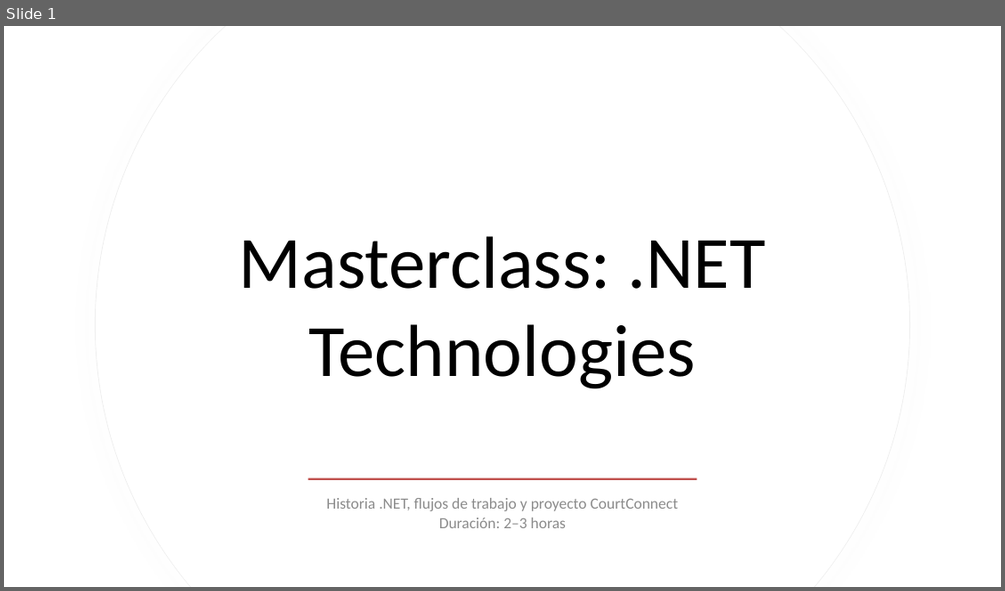
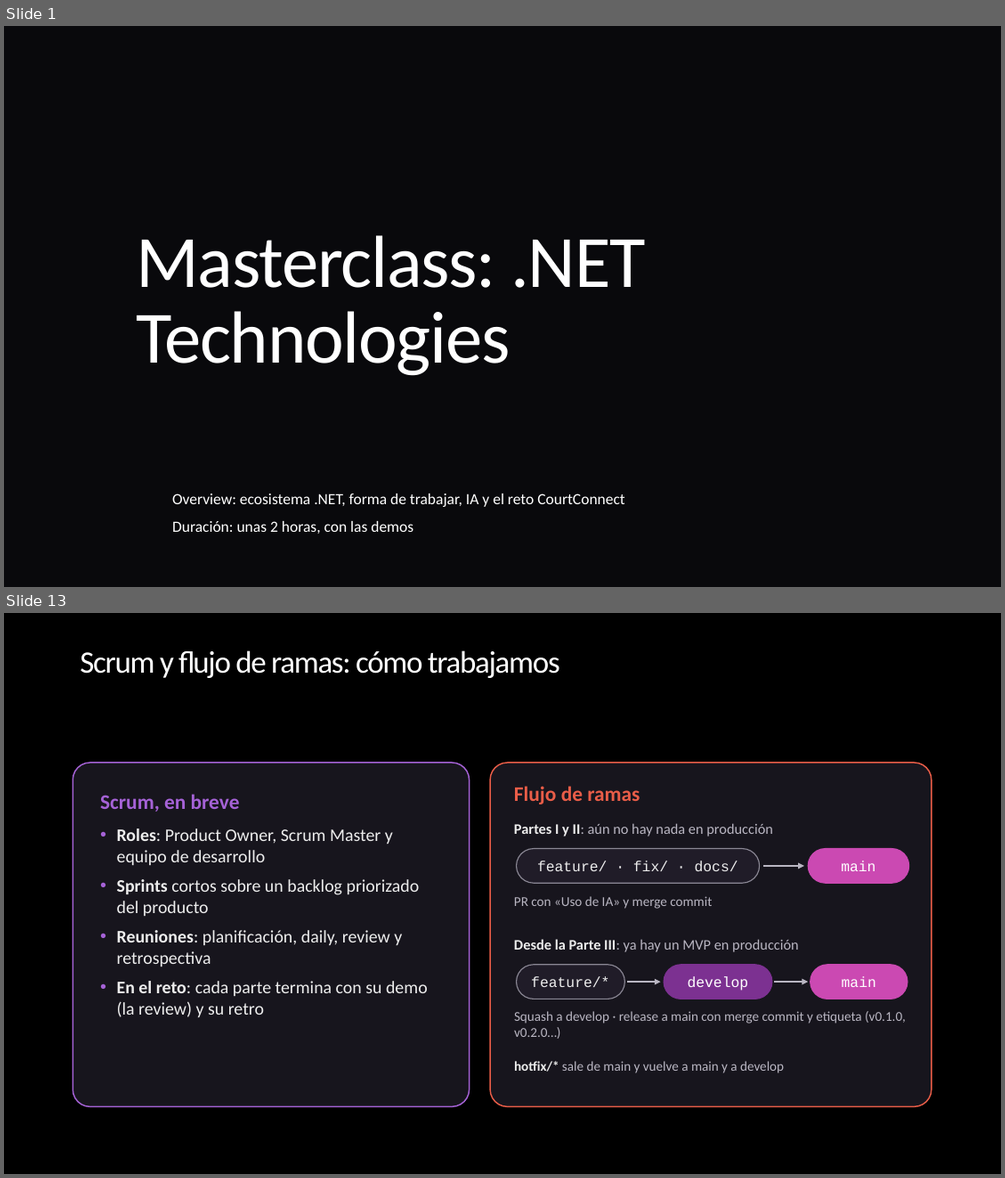
Before and after one commit to ybenzina/formacion-dotnet-junior, a slide deck: docs/masterclasses/masterclass-dotnet-technologies.pptx. Shown one above the other, each under a label of ours: slide 1 before the commit, slides 1 and 13 after it; the slides between them are not shown. The pictures are 1005x591 and 1005x1178 pixels, drawn with LibreOffice and Linux fonts; fonts in the diff are those of the drawing; background and template pictures are left out. Boxes give left, top, right and bottom in pixels: in the first picture for what was removed or moved away, otherwise in the second. Text is boxed around its words. In the diff, an @@ line names an element or a change of style, - is before the commit and + after.

Commit message:
doc: Masterclass .NET Technologies (#48)
* Concretiza ramas de trabajo y actualiza documentación de masterclass general

* Acutaliza ejercicios planteando migración a net11 en parte III

---------

```diff
--- a/docs/masterclasses/masterclass-dotnet-technologies.pptx
+++ b/docs/masterclasses/masterclass-dotnet-technologies.pptx
@@ slide 13 added at box(4, 613, 1001, 1174), background #000000 @@
@@ title added at box(80, 650, 560, 678), 30 pt, text #FFFFFF @@
+Scrum y flujo de ramas: cómo trabajamos
@@ rounded rectangle added at box(73, 763, 469, 1107), fill #17151D, outline #A562D6 1.25 pt, 17 pt, text #EDEDED @@
+Scrum, en breve
+• Roles: Product Owner, Scrum Master y equipo de desarrollo
+• Sprints cortos sobre un backlog priorizado del producto
+• Reuniones: planificación, daily, review y retrospectiva
+• En el reto: cada parte termina con su demo (la review) y su retro
@@ rounded rectangle added at box(490, 763, 931, 1107), fill #17151D, outline #E95D48 1.25 pt @@
@@ text added at box(514, 786, 639, 804), 20 pt, text #E95D48, bold @@
+Flujo de ramas
@@ text added at box(514, 823, 773, 836), 14 pt, text #B9B6C2 @@
+Partes I y II: aún no hay nada en producción
@@ rounded rectangle added at box(517, 849, 760, 883), fill #201C28, outline #8A8794 1 pt, 14 pt, text #EDEDED @@
+feature/ · fix/ · docs/
@@ rounded rectangle added at box(808, 849, 909, 883), fill #CB49B2, outline #CB49B2 1 pt, 14 pt, text #FFFFFF @@
+main
@@ arrow added from (763, 866) to (804, 866), #B9B6C2 1.75 pt @@
@@ text added at box(514, 896, 712, 908), 13 pt, text #B9B6C2 @@
+PR con «Uso de IA» y merge commit
@@ text added at box(514, 939, 799, 952), 14 pt, text #B9B6C2 @@
+Desde la Parte III: ya hay un MVP en producción
@@ rounded rectangle added at box(517, 965, 624, 999), fill #201C28, outline #8A8794 1 pt, 14 pt, text #EDEDED @@
+feature/*
@@ arrow added from (627, 981) to (661, 981), #B9B6C2 1.75 pt @@
@@ rounded rectangle added at box(663, 965, 772, 999), fill #7C3191, outline #7C3191 1 pt, 14 pt, text #FFFFFF @@
+develop
@@ arrow added from (774, 981) to (808, 981), #B9B6C2 1.75 pt @@
@@ rounded rectangle added at box(810, 965, 907, 999), fill #CB49B2, outline #CB49B2 1 pt, 14 pt, text #FFFFFF @@
+main
@@ text added at box(514, 1011, 906, 1038), 13 pt, text #B9B6C2 @@
+Squash a develop · release a main con merge commit y etiqueta (v0.1.0, v0.2.0…)
@@ text added at box(514, 1061, 784, 1073), 13 pt, text #B9B6C2 @@
+hotfix/* sale de main y vuelve a main y a develop
@@ slide 1 changed as well @@
@@ background #FFFFFF to picture (left out) @@
@@ freeform shape removed at box(96, 26, 909, 587) @@
@@ freeform shape removed at box(96, 26, 909, 587) @@
@@ title "Masterclass: .NET Technologies" at box(136, 235, 645, 376): text colour #000000 to #FFFFFF, letter spacing 0 to -1.1 pt; alignment centre to left; line spacing 1 to 0.85 @@
@@ rectangle removed at box(308, 477, 697, 480) @@
@@ subtitle at box(172, 493, 625, 533): text changed; text colour #8C8C8C to #FFFFFF @@
-Historia .NET, flujos de trabajo y proyecto CourtConnect
-Duración: 2–3 horas
+Overview: ecosistema .NET, forma de trabajar, IA y el reto CourtConnect
+Duración: unas 2 horas, con las demos
```
Also in this commit, not shown: 8 other slides changed, 35 other slides added, 16 slides removed, 14 other files.
